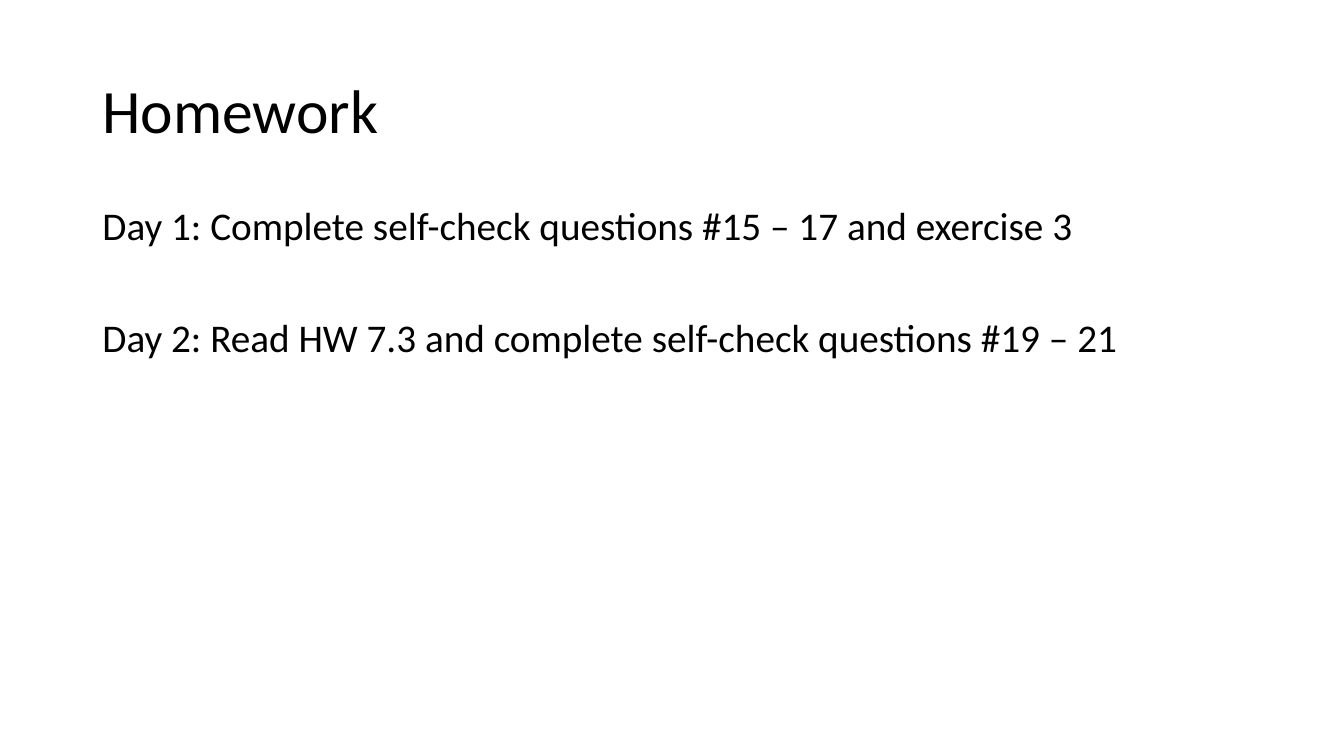
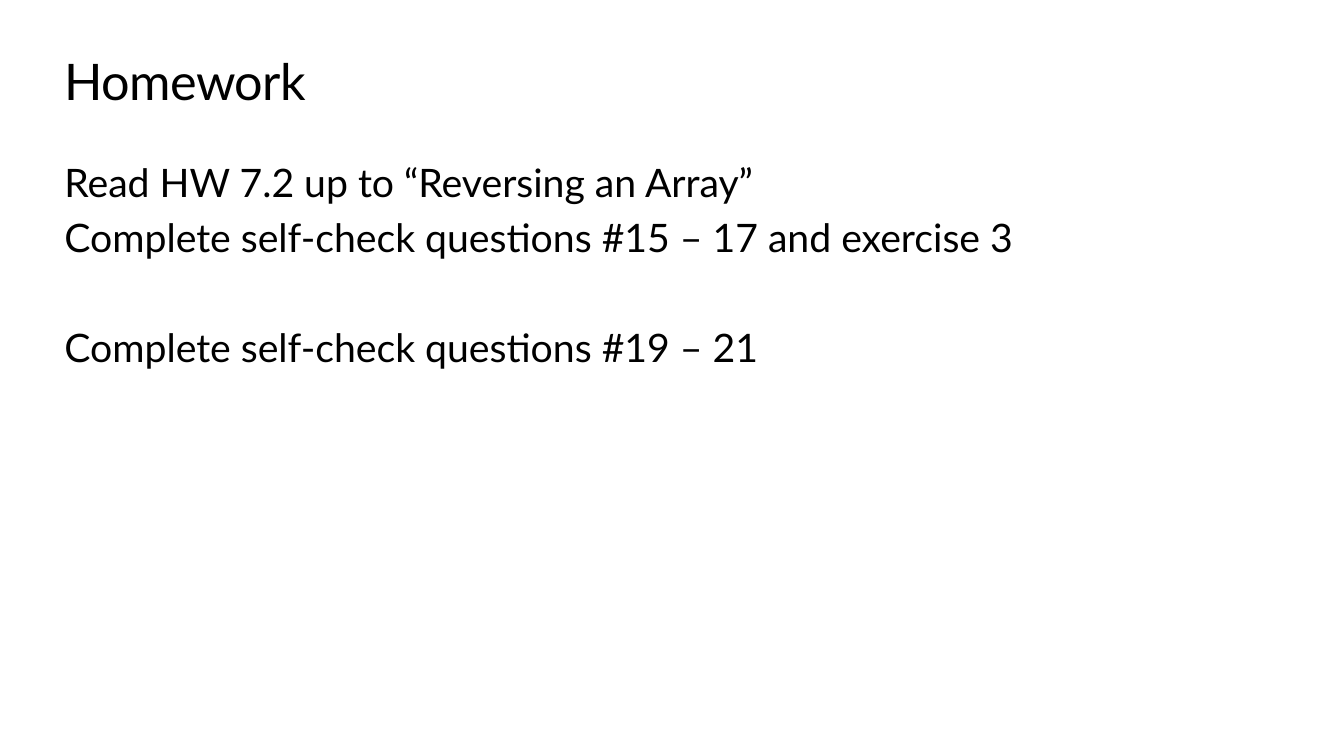
Before and after one commit to TEALSK12/apcsa-public, a slide deck: slide 42 of docs/Unit4/Unit4.pptx (slide 39 before the commit). Drawn at 1344x756 pixels with LibreOffice and Linux fonts; fonts in the diff are those of the drawing; background and template pictures are left out. Boxes give left, top, right and bottom in pixels: in the first picture for what was removed or moved away, otherwise in the second. Text is boxed around its words. In the diff, an @@ line names an element or a change of style, - is before the commit and + after.

```diff
--- a/docs/Unit4/Unit4.pptx
+++ b/docs/Unit4/Unit4.pptx
@@ title "Homework": place and size @@
-title "Homework" at <box>102,90,378,134</box>
+title "Homework" at <box>65,63,306,101</box>
@@ title "Homework" at <box>65,63,306,101</box>: size 44 to 36 pt, font Calibri to Lato, letter spacing 0 to -0.5 pt; line spacing 0.9 to 1; vertical alignment middle to top @@
@@ text at <box>64,167,1013,369</box>: text changed; font Calibri to Lato @@
-Day 1: Complete self-check questions #15 – 17 and exercise 3
-Day 2: Read HW 7.3 and complete self-check questions #19 – 21
+Read HW 7.2 up to “Reversing an Array”
+Complete self-check questions #15 – 17 and exercise 3
+Complete self-check questions #19 – 21
```
Also in this commit, not shown: 63 other slides changed, 19 slides added, 15 slides removed, 48 other files.
